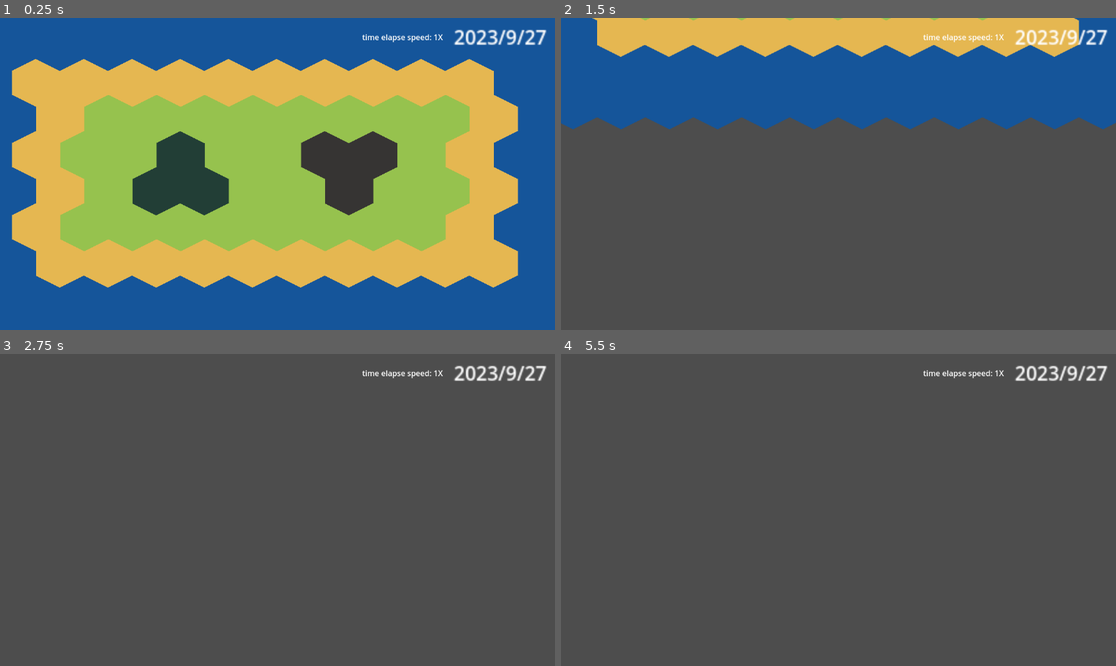
Above: before the commit, frames 1-4 (two rows, left to right).
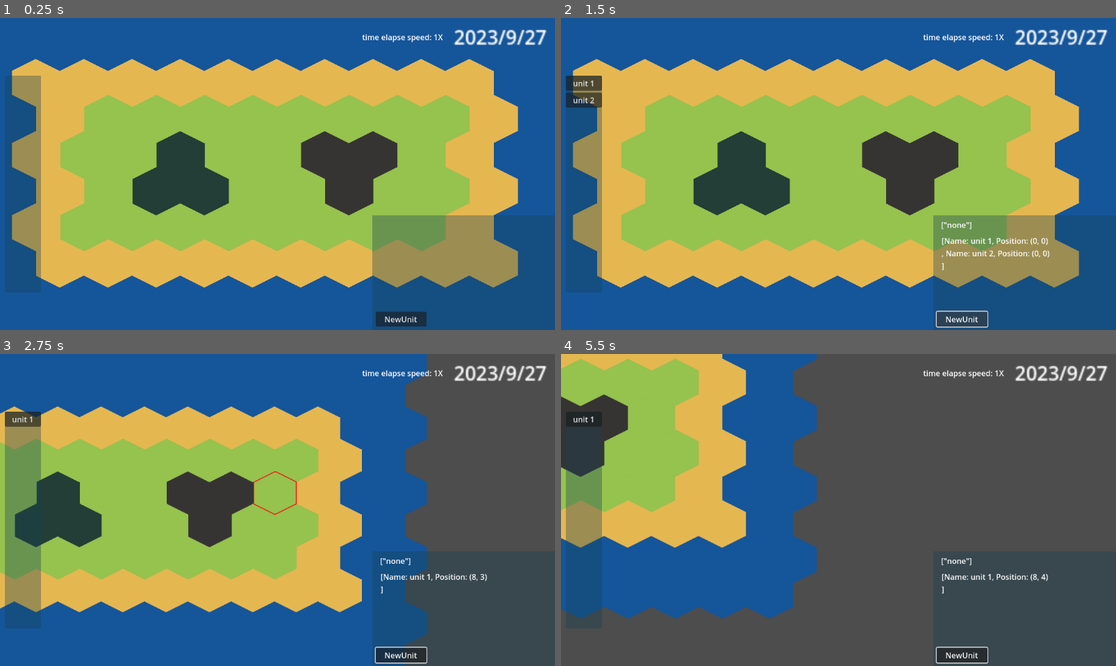
Above: after the commit, the same moments.

Repository: Z-Puyu/project-archaetech
Game: Godot game, scene res://common/world.tscn
Same seed, same stepped clock (60 frames per second), same inputs: the game is played once before the commit and once after it.
Inputs (mouse positions are in pixels of both pictures, inside the frame that each line leads up to):
- Up to frame 1 (0.25 s): no input
- Up to frame 2 (1.5 s): click (960, 320) at 0.5 s, where only the run after the commit has a clickable "NewUnit"; click (960, 320) at 1.25 s, where only the run after the commit has a clickable "NewUnit"
- Up to frame 3 (2.75 s): tap Enter at 2 s; move the mouse to (399, 494) at 2.02 s; hold Right (ui_right) from 2.03 s (still down); hold Mouse wheel down (wheel_down) from 2.03 s (still down); click (399, 494) at 2.17 s; tap Space (ui_select) at 2.27 s
- Up to frame 4 (5.5 s): move the mouse to (727, 525) at 2.77 s; release Right (ui_right) at 2.78 s; release Mouse wheel down (wheel_down) at 2.78 s; hold Down (ui_down) 2.78-3.53 s; tap Mouse wheel up (wheel_up) at 2.85 s; click (727, 525) at 2.92 s; tap Space (ui_select) at 3.02, 4.52, 5.27 s; move the mouse to (894, 441) at 3.52 s; hold Right (ui_right) 3.53-4.28 s; hold Shift 3.53-4.28 s; click (894, 441) at 3.67 s; move the mouse to (810, 572) at 4.27 s; hold Up (ui_up) 4.28-5.03 s; tap Mouse wheel down (wheel_down) at 4.35 s; click (810, 572) at 4.42 s; move the mouse to (1005, 556) at 5.02 s; hold Left (ui_left) from 5.03 s (still down); hold Mouse wheel up (wheel_up) from 5.03 s (still down); click (1005, 556) at 5.17 s

The runs differ from the first frame. In frame 1, 17% of the frame differs, in the area x 0-100%, y 18-100%; in frame 2, 92%, in the area x 0-100%, y 0-100%; in frame 3, 75%; in frame 4, 37%.
Error in both runs: Invalid assignment of property or key 't_speed' with value of type 'int' on a base object of type 'null instance'. (res://common/WorldTimer.gd:20)

Commit message:
added two UI components -- cell info and cell units

Diff:
--- /dev/null
+++ b/assets/game-data/TileData.gd
@@ -0,0 +1,16 @@
+extends Object
+class_name CellData
+
+var pos: Vector2;
+
+var units: Array[UnitData] = [];
+
+var buildings: Array[String] = ["none"];
+
+var units_count: Array[int] = [0];
+
+func _init(_pos: Vector2):
+	pos = _pos;
+
+func _to_string():
+	return str("position: ", self.pos, "building: ", self.buildings, "units: ", self.units)
--- /dev/null
+++ b/assets/game-data/UnitData.gd
@@ -0,0 +1,19 @@
+class_name UnitData;
+extends Object;
+
+var name: String;
+var id: Vector3;
+var pos: Vector2;
+var speed: int = 1;
+var production_cost: Array[int];
+
+func _init(_pos: Vector2, _id: int):
+	self.pos = _pos;
+	self.name = str("unit ", _id);
+	self.id = Vector3(_pos.x, _pos.y, _id);
+
+func find_path(destination: int):
+	pass
+
+func _to_string():
+	return str("Name: ", self.name, ", ", "Position: ", self.pos, "\n");
--- /dev/null
+++ b/common/AnimatedSprite2D.gd
@@ -0,0 +1,11 @@
+extends AnimatedSprite2D
+
+
+# Called when the node enters the scene tree for the first time.
+func _ready():
+	pass # Replace with function body.
+
+
+# Called every frame. 'delta' is the elapsed time since the previous frame.
+func _process(delta):
+	pass
--- /dev/null
+++ b/common/InfoPanel.gd
@@ -0,0 +1,11 @@
+extends PopupPanel
+
+
+# Called when the node enters the scene tree for the first time.
+func _ready():
+	pass # Replace with function body.
+
+
+# Called every frame. 'delta' is the elapsed time since the previous frame.
+func _process(delta):
+	pass
--- a/common/MainCamera.gd
+++ b/common/MainCamera.gd
@@ -45,7 +45,7 @@
 	self.position.x += self.v_x * delta;
 	self.position.y += self.v_y * delta;
 
-func _input(event: InputEvent):
+func _unhandled_input(event: InputEvent):
 	if event is InputEventMouseButton:
 		if event.is_action_pressed("wheel_up"):
 			self.zoom.x *= (1 + 0.01 * self.zoom_speed);
@@ -56,9 +56,6 @@
 			self.zoom.y *= (1 - 0.01 * self.zoom_speed);
 			self.zoom_factor = 1 / zoom.x;
 
-		"""
-		reset the
-		"""
 		if event.button_index == MOUSE_BUTTON_MIDDLE:
 			self.position = self.origin;
 
--- a/common/Map.gd
+++ b/common/Map.gd
@@ -5,22 +5,36 @@
 enum TILE_TYPE {PLAIN, OCEAN, FOREST, DESERT, MOUNTAIN};
 
 @onready var debugger: Label = $"../UILayer/ForDebug";
+@onready var InGameUI = get_tree().root.get_node("World").get_node("InGameUI").get_node("UILayer").get_node("InfoPanel");
+var grid: Dictionary = {};
+
+signal tileSelected(pos);
+var curr_selected: Vector2;
 
 # Called when the node enters the scene tree for the first time.
 func _ready():
-	pass # Replace with function body.
+	self.add_layer(1);
+	for x in range(-1, 12):
+		for y in range(-1, 9):
+			var _pos: Vector2 = Vector2(x, y);
+			grid[_pos] = CellData.new(_pos);
+
 
 # Called every frame. 'delta' is the elapsed time since the previous frame.
 func _process(delta):
 	pass
 
-func _input(event: InputEvent):
+func _unhandled_input(event: InputEvent):
 	if event is InputEventMouse:
 		if event.is_pressed() and event.button_index == MOUSE_BUTTON_LEFT:
 			var global_cursor_pos: Vector2 = self.make_input_local(event).position;
 			var local_selection: Vector2 = self.local_to_map(global_cursor_pos);
 			var atlas_coords: Vector2i = self.get_cell_atlas_coords(MAIN_LAYER, local_selection);
 			var tile_type: int = atlas_coords[0];
+			self.clear_layer(1);
+			self.set_cell(1, local_selection, 0, Vector2i(5, 0));
+			self.curr_selected = local_selection;
+			emit_signal("tileSelected", grid[local_selection]);
 			var f_str: String = "{pos} is ".format({"pos": local_selection});
 			match tile_type:
 				TILE_TYPE.PLAIN:
@@ -34,5 +48,16 @@
 				TILE_TYPE.MOUNTAIN:
 					f_str += "a mountain.";
 				_:
-					f_str += "a plain.";
+					f_str += "nothing.";
 			print(f_str);
+
+func new_unit():
+	if (true):  #资源限制？
+		var cell = self.grid[self.curr_selected]
+		print(cell.units_count);
+		cell.units.append(UnitData.new(self.curr_selected, cell.units_count[0] + 1));
+		cell.units_count[0] += 1;
+		emit_signal("tileSelected", grid[curr_selected]);
+
+func _to_string():
+	return str(grid);
--- a/common/World.gd
+++ b/common/World.gd
@@ -1,11 +1,16 @@
 extends Node2D
 
 @onready var map: TileMap = $Map;
-@onready var calender: Label = $UILayer/Calendar;
+@onready var calender: Label = $InGameUI/UILayer/Calendar;
+@onready var info: Control = $InGameUI/UILayer/InfoPanel;
+@onready var new_unit = $InGameUI/UILayer/InfoPanel/NewUnit;
+@onready var unit_selector = $InGameUI/UILayer/UnitSelection/ScrollContainer/VBoxContainer;
+
 # Called when the node enters the scene tree for the first time.
 func _ready():
-	pass # Replace with function body.
-
+	map.connect("tileSelected", info.showInfo)
+	map.connect("tileSelected", unit_selector.create_entries)
+	new_unit.connect("pressed", map.new_unit)
 
 # Called every frame. 'delta' is the elapsed time since the previous frame.
 func _process(delta):
@@ -16,3 +21,6 @@
 
 func _on_world_timer_timeout() -> void:
 	self.next_turn();
+
+func f():
+	print("success");
--- a/common/world.tscn
+++ b/common/world.tscn
@@ -17,6 +17,7 @@
 2:0/0 = 0
 3:0/0 = 0
 4:0/0 = 0
+5:0/0 = 0
 
 [sub_resource type="TileSet" id="TileSet_usiub"]
 tile_shape = 3
--- a/interface/InGameUI.tscn
+++ b/interface/InGameUI.tscn
@@ -1,8 +1,11 @@
-[gd_scene load_steps=4 format=3 uid="uid://dwmspwwtu1d2d"]
+[gd_scene load_steps=7 format=3 uid="uid://dwmspwwtu1d2d"]
 
 [ext_resource type="Script" path="res://interface/UI.gd" id="1_lp3ec"]
 [ext_resource type="Script" path="res://interface/Calendar.gd" id="2_gkfkx"]
 [ext_resource type="Script" path="res://interface/ForDebug.gd" id="3_dqsj8"]
+[ext_resource type="Script" path="res://interface/Info.gd" id="4_kdhwk"]
+[ext_resource type="Script" path="res://interface/NewUnit.gd" id="5_cdlgm"]
+[ext_resource type="Script" path="res://interface/UnitSelection.gd" id="6_q7puf"]
 
 [node name="InGameUI" type="Control"]
 layout_mode = 3
@@ -40,3 +43,74 @@
 grow_horizontal = 0
 text = "Time elapse speed: 1X"
 script = ExtResource("3_dqsj8")
+
+[node name="InfoPanel" type="Control" parent="UILayer"]
+layout_mode = 3
+anchors_preset = 0
+offset_left = 773.0
+offset_top = 410.0
+offset_right = 1150.0
+offset_bottom = 646.0
+script = ExtResource("4_kdhwk")
+
+[node name="ColorRect" type="ColorRect" parent="UILayer/InfoPanel"]
+z_index = -1
+layout_mode = 0
+offset_right = 380.0
+offset_bottom = 239.0
+color = Color(0.0862745, 0.25098, 0.329412, 0.352941)
+
+[node name="Building" type="Label" parent="UILayer/InfoPanel"]
+layout_mode = 0
+offset_left = 16.0
+offset_top = 8.0
+offset_right = 365.0
+offset_bottom = 31.0
+
+[node name="Units" type="Label" parent="UILayer/InfoPanel"]
+layout_mode = 0
+offset_left = 17.0
+offset_top = 41.0
+offset_right = 319.0
+offset_bottom = 127.0
+
+[node name="NewUnit" type="Button" parent="UILayer/InfoPanel"]
+layout_mode = 0
+offset_left = 7.0
+offset_top = 200.0
+offset_right = 112.0
+offset_bottom = 227.0
+text = "New Unit"
+script = ExtResource("5_cdlgm")
+
+[node name="UnitSelection" type="Control" parent="UILayer"]
+layout_mode = 3
+anchors_preset = 0
+offset_left = 10.0
+offset_top = 120.0
+offset_right = 85.0
+offset_bottom = 570.0
+
+[node name="ColorRect" type="ColorRect" parent="UILayer/UnitSelection"]
+layout_mode = 1
+anchors_preset = 15
+anchor_right = 1.0
+anchor_bottom = 1.0
+grow_horizontal = 2
+grow_vertical = 2
+color = Color(0.0862745, 0.25098, 0.329412, 0.352941)
+
+[node name="ScrollContainer" type="ScrollContainer" parent="UILayer/UnitSelection"]
+layout_mode = 1
+anchors_preset = 15
+anchor_right = 1.0
+anchor_bottom = 1.0
+grow_horizontal = 2
+grow_vertical = 2
+
+[node name="VBoxContainer" type="VBoxContainer" parent="UILayer/UnitSelection/ScrollContainer"]
+custom_minimum_size = Vector2(75, 450)
+layout_mode = 2
+size_flags_horizontal = 4
+size_flags_vertical = 4
+script = ExtResource("6_q7puf")
--- /dev/null
+++ b/interface/Info.gd
@@ -0,0 +1,19 @@
+extends Control
+
+var Building: Label;
+var Units: Label;
+
+# Called when the node enters the scene tree for the first time.
+func _ready():
+	self.visible = true;
+	self.Building = $Building;
+	self.Units = $Units;
+
+# Called every frame. 'delta' is the elapsed time since the previous frame.
+func _process(delta):
+	pass
+
+func showInfo(_data: CellData):
+	self.visible = true;
+	self.Building.text = str(_data.buildings);
+	self.Units.text = str(_data.units);
--- /dev/null
+++ b/interface/NewUnit.gd
@@ -0,0 +1,5 @@
+extends Button
+
+# Called when the node enters the scene tree for the first time.
+func _ready():
+	self.text = "NewUnit"
--- /dev/null
+++ b/interface/UnitSelection.gd
@@ -0,0 +1,12 @@
+extends VBoxContainer
+
+func create_entries(_data: CellData):
+	for i in self.get_children():
+		self.remove_child(i);
+		i.queue_free();
+	var buttons: Array[Button] = [];
+	for i in len(_data.units):
+		var new_button = Button.new();
+		new_button.set_size(Vector2(60, 60));
+		new_button.text = _data.units[i].name;
+		add_child(new_button);
Binary file changed: gfx/map-objects/tiles.png
